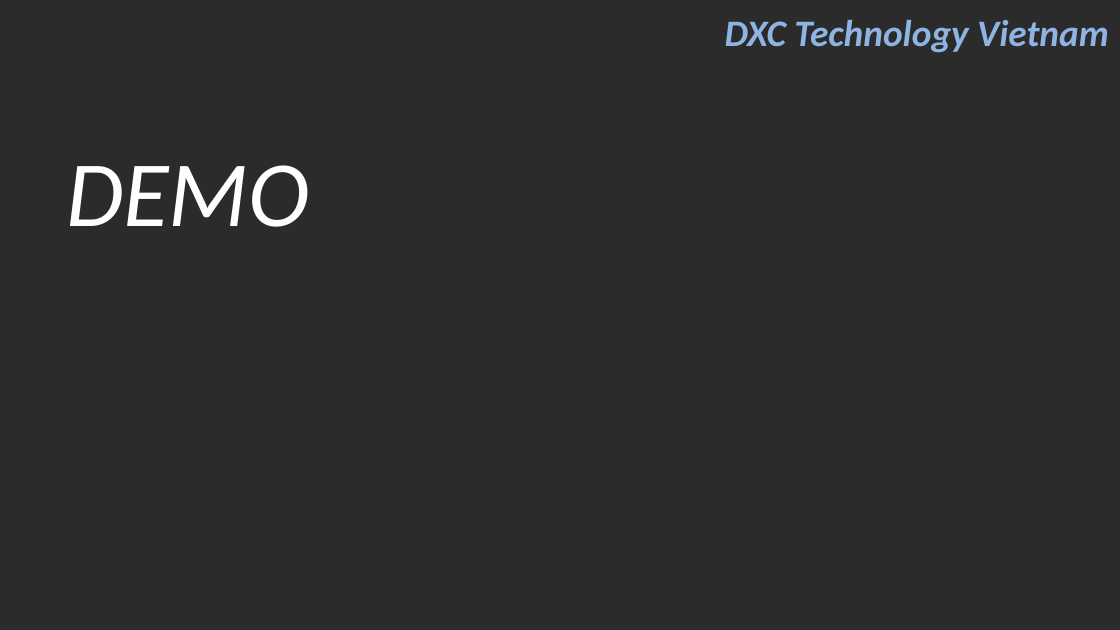
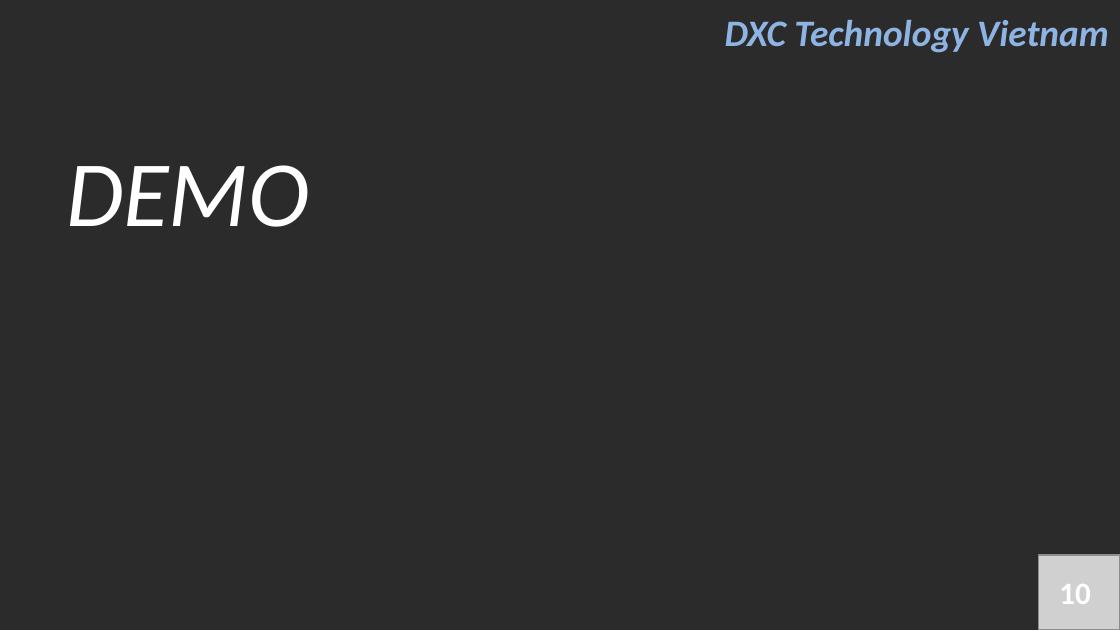
Before and after one commit to kienlc1610/LaptopStore, a slide deck: slide 10 of LaptopStore/Final Assigment.ppt. Drawn at 1120x630 pixels with LibreOffice and Linux fonts; fonts in the diff are those of the drawing; grey boxes stand for pictures; background and template pictures are left out; a plain dark background stands for a picture behind light text. Boxes give left, top, right and bottom in pixels: in the first picture for what was removed or moved away, otherwise in the second. Text is boxed around its words. In the diff, an @@ line names an element or a change of style, - is before the commit and + after.

```diff
--- a/LaptopStore/Final Assigment.ppt
+++ b/LaptopStore/Final Assigment.ppt
@@ picture added at (1039,556,1120,630) @@
@@ page number added at (1059,584,1091,604), 20 pt, text #FFFFFF, bold @@
+10
```
Also in this commit, not shown: 10 other slides changed.
